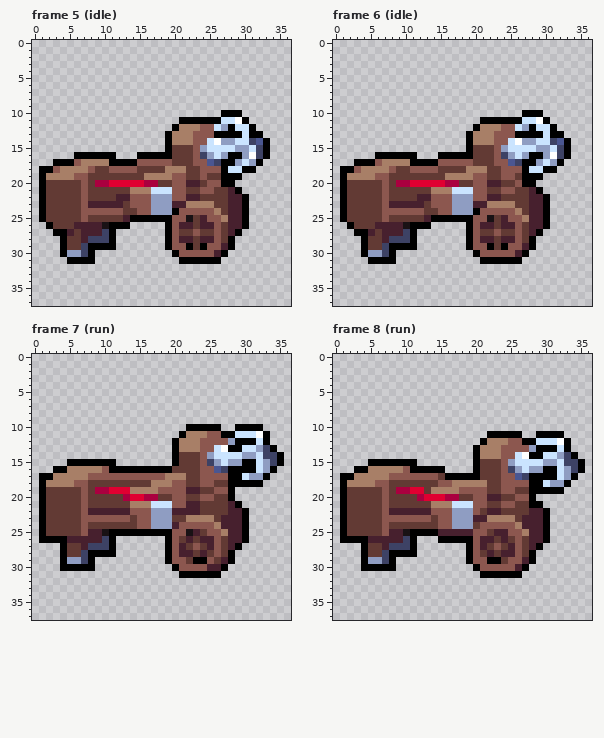
Pixel-art file: assets_src/image/units/ballista/outlaw/map_ballista_outlaw.ase. Above is the file before it was changed.
37x38 pixels, 34 frames. Shown: frame 5 (idle), frame 6 (idle), frame 7 (run), frame 8 (run). The commit also changed other frames, which this record leaves out.
Once edited:
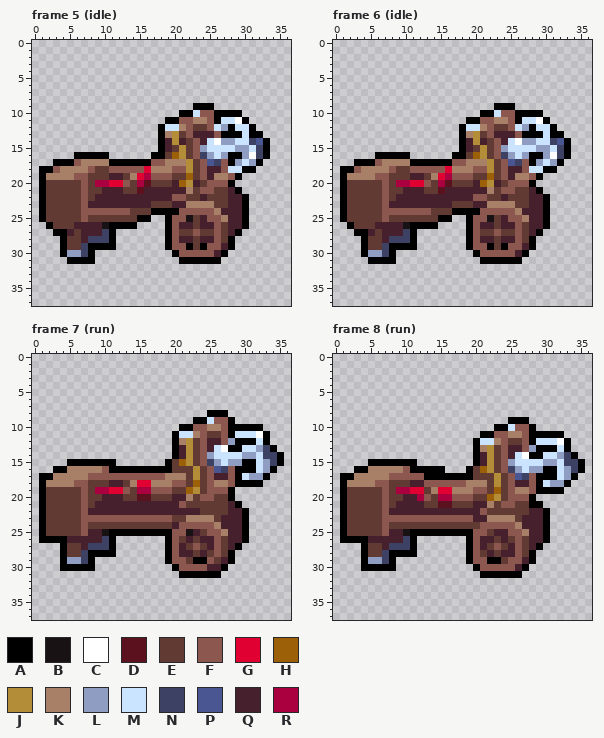
Palette (. is transparent): A #000000  B #191215  C #ffffff  D #5c111e  E #623a34  F #8c574f  G #e00031  H #9c6108  J #b48d39  K #a87f67  L #8f9dc2  M #cae4ff  N #3d4265  P #4a5691  Q #47202e  R #aa003f
Change:
layer "Layer 8" now hidden
layer "Layer 14" added
--- frame 5 (idle)
@@ x 7..30 @@
  8 ........................
- 9 ........................
-10 ....................AAA.
-11 ..............AAAAAAMMCA
-12 .............AKKKFFMLAMM
-13 ............AKKKFFFAAAAM
-14 ............AKKKFFMCLLMM
-15 ............AEEEFLMMMMLL
-16 AAAAA...AAAAAEEEFNLMLAAL
-17 KKKKAAAAFFFFFEEEFFPNAALM
-18 KFEEFFFFEEEEKKKEEFFFAMMA
-19 FEEEEEEEEKKKKFFEEFEEAAA.
-20 FERRGGGGGRREEFFQQEFFAA..
-21 FEEEEEEKKKMMMFFEEFFEEQA.
-22 FEEEEQQFFFLLLFFQQEEEEQQA
-23 FQQQQQEFFFLLLQQKKKKEEQQA
-24 FFFFFFEEFFLLLAFFFFFKEQQA
-25 FEEEEEQAAAAAAFFBEQFFKQQA
-26 QQQBAAA.....AFQQEQQFEQQA
+ 9 ................AAA.....
+10 ..............AAMFFAAAA.
+11 ............AAFFKKFAMMCA
+12 ...........AMMKFEEFMLAMM
+13 ...........AKJEFQQQFAAAM
+14 ...........AQJQEFQMCLLMM
+15 ...........AQEJEFLMMMMLL
+16 AAAA......AAEHJEFNLMLAAL
+17 KKKKAAAAAAFFKKKJEFPNFALM
+18 KFEEFFFFFGKKKFFJEFQQFMMA
+19 FEEEQQEKGRFFFEEHEFQKKFA.
+20 FERRGGFERDEEEQHJQEFFFA..
+21 FEEQQQEEDQQQQQQKEFFEEQA.
+22 FEQQQQQQQQQQQFFEEQEEEQQA
+23 FQQQQQQQQQEEEQQKKKKEEQQA
+24 FFFFFFFEEEAAAAFFFFFKQQQA
+25 FEEEEEEEAA..AFFBEQFFKQQA
+26 QQQBAAAA....AFQQEQQFEQQA
 27 QQQNA.......AFEEFEEFEQA.
--- frame 6 (idle)
@@ x 7..30 @@
  8 ........................
- 9 ........................
-10 ....................AAA.
-11 ..............AAAAAAMMCA
-12 .............AKKKFFMLAMM
-13 ............AKKKFFFAAAAM
-14 ............AKKKFFMCLLMM
-15 ............AEEEFLMMMMLL
-16 AAAAA...AAAAAEEEFNLMLAAL
-17 KKKKAAAAFFFFFEEEFFPNAALM
-18 KFEEFFFFEEEEKKKEEFFFAMMA
-19 FEEEEEEEEKKKKFFEEFFEAAA.
-20 FERRGGGGGRREEFFQQEEFAA..
-21 FEEEEEEKKKMMMFFEEFFEEQA.
-22 FEEEEQQFFFLLLFFQQEEEEQQA
-23 FQQQQQEFFFLLLQQKKKKEEQQA
-24 FFFFFFEEFFLLLAFFFFFKEQQA
-25 FEEEEEQAAAAAAFFBEQFFKQQA
-26 QQQBAAA.....AFQQEQQFEQQA
+ 9 ................AAA.....
+10 ..............AAMFFAAAA.
+11 ............AAFFKKFAMMCA
+12 ...........AMMKFEEFMLAMM
+13 ...........AKJEFQQQFAAAM
+14 ...........AQJQEFQMCLLMM
+15 ...........AQEJEFLMMMMLL
+16 AAAA......AAEHJEFNLMLAAL
+17 KKKKAAAAAAFFKKKJEFPNFALM
+18 KFEEFFFFFGKKKFFJEFQQFMMA
+19 FEEEQQEKGRFFFEEHEFQKKFA.
+20 FERRGGFERDEEEQHJQEFFFA..
+21 FEEQQQEEDQQQQQQKEFFEEQA.
+22 FEQQQQQQQQQQQFFEEQEEEQQA
+23 FQQQQQQQQQEEEQQKKKKEEQQA
+24 FFFFFFFEEEAAAAFFFFFKQQQA
+25 FEEEEEEEAA..AFFBEQFFKQQA
+26 QQQBAAAA....AFQQEQQFEQQA
 27 QQQNA.......AFEEFEEFEQA.
--- frame 7 (run), layer "Layer 14"
@@ x 7..30 @@
  7 ........................
- 8 ........................
- 9 ........................
-10 ...............AAAAA..AA
-11 ..............AKKKFFAAMM
-12 .............AKKKFFFFLAA
-13 .............AKKKFFMCAAM
-14 .............AEEEFLMMMML
-15 AAAAA........AEEEFNLMLLA
-16 KKKFAAAAAAAAAEEEEFFPNAAA
-17 KFFFFFFFFFFFKKKEEFFFFAAM
-18 FEEEEEEEEEKKKFFEEFFEEAAA
-19 FERRGGGKKKKFFFFQQEEFFA..
-20 FEEEEERGGRREEFFEEFFEEA..
-21 FEEEEEEKKKMMMFFQQEEEEQA.
-22 FQQQQQQFFFLLLQQQQEEEEQQA
-23 FFFFFFFEFFLLLEEKKKKEQQQA
-24 FEEEEEEEFFLLLQFFFFFKQQQA
+ 8 ..................AAA...
+ 9 ................AAMFFA..
+10 ..............AAFFKKFAAA
+11 .............AMMKFEEFAMM
+12 .............AKJEFQQFLAA
+13 .............AQJEFQMCAAM
+14 .............AQJEFLMMMML
+15 AAAAA.......AEHJEFNLMLLA
+16 KKKFAAAAAAAAAEEEJEFPNFAA
+17 KFFFFFFFFFFFKKKEJEFQQFAM
+18 FEEEQQEKGGKKKFFEHEFKKFAA
+19 FERRGGFERRFFFEEHJEFFFA..
+20 FEEQQQEEDDEEEQQKEFFEEA..
+21 FEQQQQQQQQQQQQFEEEEEEQA.
+22 FQQQQQQQQQQQQQQQQEEEEQQA
+23 FFFFFFFFFFFFFEEKKKKEQQQA
+24 FEEEEEEEEEEEEQFFFFFKQQQA
 25 FQQBAAAAAAAAAFFBQEFFKQQA
--- frame 8 (run)
@@ x 7..30 @@
  8 ........................
- 9 ........................
-10 ........................
-11 ...............AAAAA..AA
-12 ..............AKKKFFAAMM
-13 .............AKKKFFFFLAA
-14 .............AKKKFFMCAAM
-15 AAAAA........AEEEFLMMMML
-16 KKKFAAAAA....AEEEFNLMLLA
-17 KFFFFFFFEAAAAAEEEFFPNAAA
-18 FEEEEEEEFFKKKKKEEFFFFAAM
-19 FERRGGEKKKKFFFFEEFFEEAAA
-20 FEEEERGGGRREEFFQQEEFFA..
-21 FEEEEEEKKKMMMFFEEFFEEAA.
-22 FQQQQQQFFFLLLFEQQEEEEQQA
-23 FFFFFFFEFFLLLQQKKKKEQQQA
-24 FEEEEEEEFFLLLEFFFFFKQQQA
-25 FQQBAAAAQQQQQFFEQQFFKQQA
-26 QQQNA...AAAAAFQQEQEFEQQA
+ 9 ..................AAA...
+10 ................AAMFFA..
+11 ..............AAFFKKFAAA
+12 .............AMMKFEEFAMM
+13 .............AKJEFQQFLAA
+14 .............AQJEFQMCAAM
+15 AAAAA........AQJEFLMMMML
+16 KKKFAAAAA...AEHJEFNLMLLA
+17 KFFFFFAAAAAAAEEEJEFPNFAA
+18 FEEEQQFFFFFFKKKEJEFQQFAM
+19 FERRGGEKGGKKKFFEHEFKKFAA
+20 FEEQQRFERRFFFEEHJEFFFA..
+21 FEQQQQEEDDEEEQQKEFFEEAA.
+22 FQQQQQQQQQQQQQFEEEEEEQQA
+23 FFFFFFFFFFFFFQQKKKKEQQQA
+24 FEEEEEEEEEEEEEFFFFFKQQQA
+25 FQQBAAAAAAAAAFFEQQFFKQQA
+26 QQQNA.......AFQQEQEFEQQA
 27 QNNNA.......AFQEFEQFEQA.
Where, in picture pixels (left, top, right, bottom), the same in both pictures:
changed: (95, 103, 235, 229)
changed: (396, 103, 536, 229)
changed: (95, 410, 235, 529)
changed: (396, 417, 536, 543)
